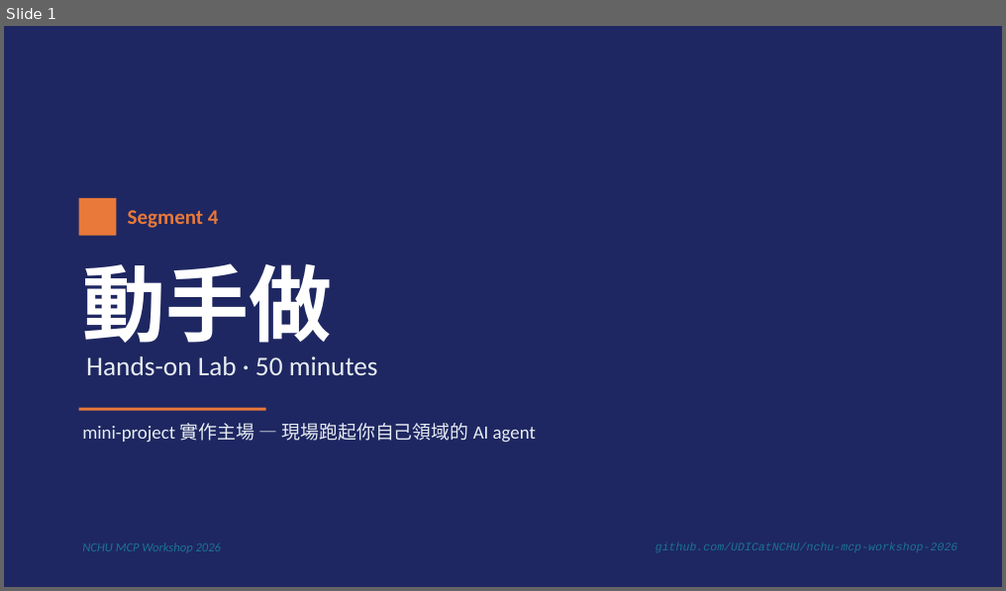
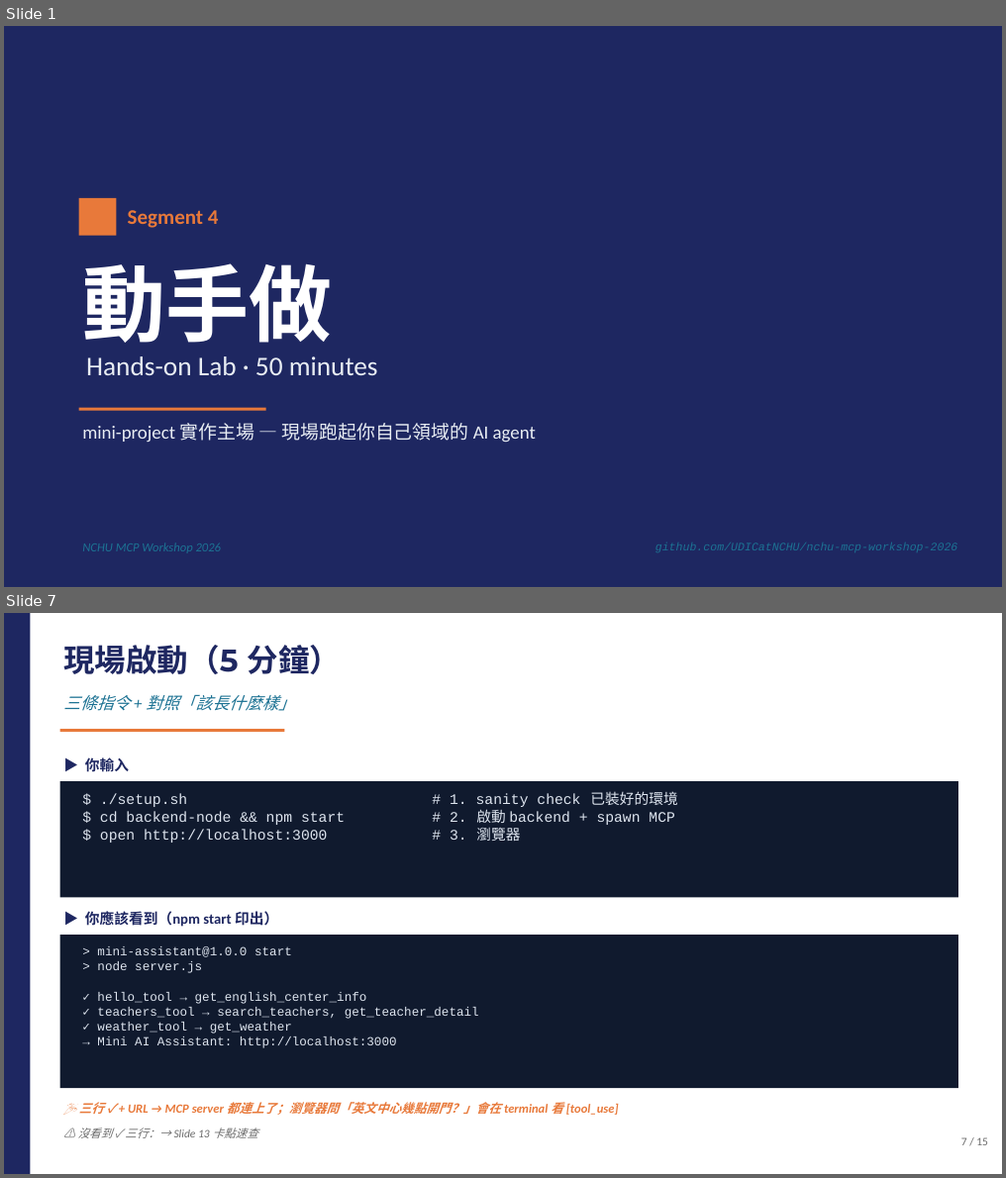
Before and after one commit to UDICatNCHU/nchu-mcp-workshop-2026, a slide deck: 04-hands-on-lab.pptx. Shown one above the other, each under a label of ours: slide 1 before the commit, slides 1 and 7 after it; the slides between them are not shown. The pictures are 1006x591 and 1006x1178 pixels, drawn with LibreOffice and Linux fonts; fonts in the diff are those of the drawing. Boxes give left, top, right and bottom in pixels: in the first picture for what was removed or moved away, otherwise in the second. Text is boxed around its words. In the diff, an @@ line names an element or a change of style, - is before the commit and + after.

Commit message:
feat: strengthen Segment 4 hands-on deck (12 → 15 slides, code-truth aligned)
Round 1 — pacing & facilitation (12 → 14):
- Slide 5 NEW: 行前準備 4 步驟（git clone / API key / .env / setup.sh）
- Slide 6 (was Quick Start) 砍成 3 步驟現場版
- Slide 7 (was Slide 10) 上提為「選你的 LLM 路線」雙欄對照
- Slide 13 NEW: Show & Tell facilitation prompt（35–45 min 交叉展示）

Round 2 — 用 mini-project 真程式碼強化（14 → 15）:
- Slide 5 NEW: 「agent loop 真實長這樣」秀 llm-client.js:23-69 簡化版
  + 三張註腳卡（餵 / 結束 / 工具）+ maxIterations 護欄
- Slide 4 架構圖：↓ 改 ⇅、加「LLM API」旁支 + ⟷ 箭頭，破除單向 pipeline 錯覺
- Slide 7 Quick Start：拆「你輸入 / 你應該看到」雙 code block，秀真實 console output
- Slide 8 路線選擇：加「N+M 的甜蜜」mini-block，並排
  getAnthropicTools() vs getOpenAITools() 4 行 adapter 差別
- Slide 11 docstring：bad/good 假 code → hello_tool vs teachers_tool 真實對照
  （含跨工具線索「通常在 search_teachers 找到候選名單後再呼叫」）
- Slide 13 卡點補 2 條：config.json key vs FastMCP() 名稱不一致 / uv sync 沒跑

Other:
- CLAUDE.md: Segment 1 標籤從「🔨 製作中」修正為「✅ 初稿完成（21 張）」

```diff
--- a/04-hands-on-lab.pptx
+++ b/04-hands-on-lab.pptx
@@ slide 7 added at bbox=[4, 613, 1002, 1174], background #FFFFFF @@
@@ rectangle added at bbox=[4, 613, 1002, 1174], fill #FFFFFF @@
@@ rectangle added at bbox=[4, 613, 30, 1174], fill #1E2761 @@
@@ text added at bbox=[63, 645, 341, 674], 30 pt, text #1E2761, bold @@
+現場啟動（5 分鐘）
@@ text added at bbox=[63, 694, 295, 711], 16 pt, text #1C7293, italic @@
+三條指令 + 對照「該長什麼樣」
@@ rectangle added at bbox=[60, 729, 285, 732], fill #E8793A @@
@@ text added at bbox=[85, 758, 129, 772], 14 pt, text #1E2761, bold @@
+▶ 你輸入
@@ rectangle added at bbox=[60, 781, 958, 897], fill #101A2E @@
@@ text added at bbox=[100, 791, 677, 841], 14 pt, text #DDE4EE @@
+$ ./setup.sh # 1. sanity check 已裝好的環境
+$ cd backend-node && npm start # 2. 啟動 backend + spawn MCP
+$ open http://localhost:3000 # 3. 瀏覽器
@@ rectangle added at bbox=[60, 935, 958, 1088], fill #101A2E @@
@@ text added at bbox=[85, 911, 278, 927], 14 pt, text #1E2761, bold @@
+▶ 你應該看到（npm start 印出）
@@ text added at bbox=[97, 947, 479, 1049], 12 pt, text #DDE4EE @@
+> mini-assistant@1.0.0 start
+> node server.js
+✓ hello_tool → get_english_center_info
+✓ teachers_tool → search_teachers, get_teacher_detail
+✓ weather_tool → get_weather
+→ Mini AI Assistant: http://localhost:3000
@@ text added at bbox=[79, 1102, 619, 1115], 12 pt, text #E8793A, bold, italic @@
+🎉 三行 ✓ + URL → MCP server 都連上了；瀏覽器問「英文中心幾點開門？」會在 terminal 看 [tool_use]
@@ text added at bbox=[78, 1128, 258, 1139], 11 pt, text #6B6B6B, italic @@
+⚠ 沒看到 ✓ 三行：→ Slide 13 卡點速查
@@ text added at bbox=[961, 1138, 988, 1146], 11 pt, text #6B6B6B @@
+7 / 15
```
Also in this commit, not shown: 6 slides changed, 6 other slides added, 4 slides removed, 2 other files.
